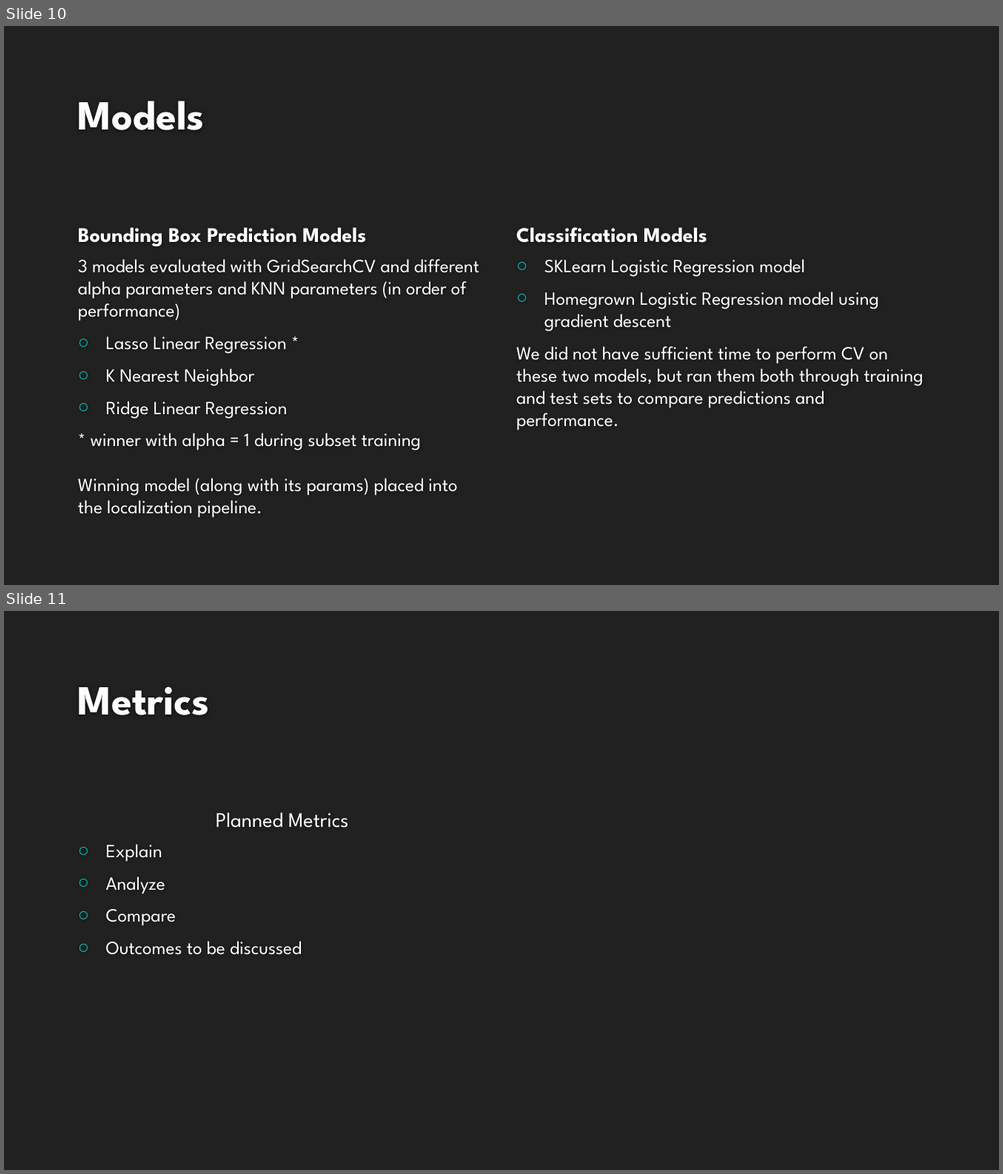
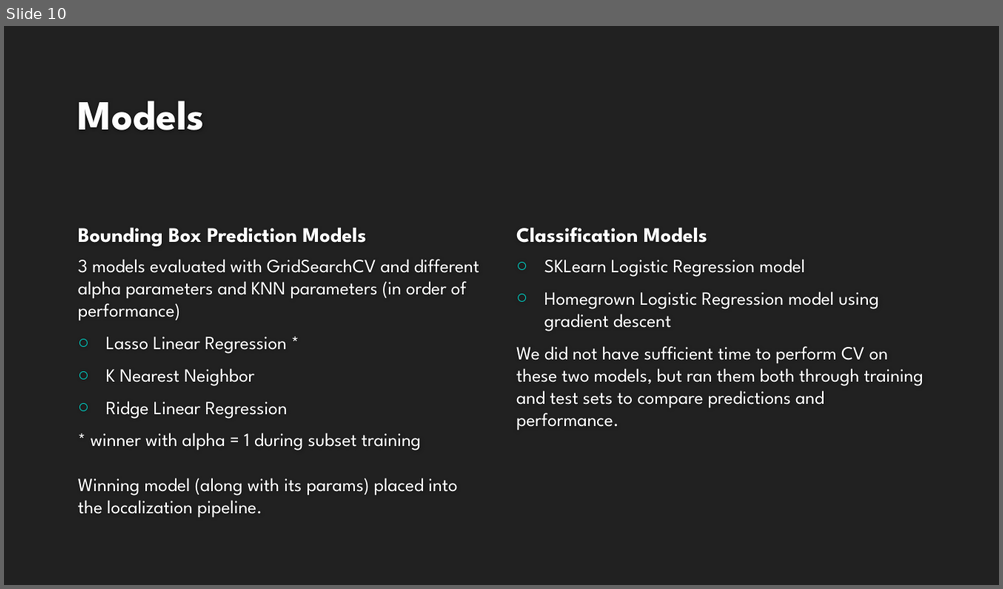
Before and after one commit to LaurenMadar/AML-finalgroup2, a slide deck: other/Group2_Phase1.pptx. Shown one above the other, each under a label of ours: slides 10 and 11 before the commit, slide 10 after it. The pictures are 1003x1174 and 1003x589 pixels, drawn with LibreOffice and Linux fonts; fonts in the diff are those of the drawing; background and template pictures are left out. Boxes give left, top, right and bottom in pixels: in the first picture for what was removed or moved away, otherwise in the second. Text is boxed around its words. In the diff, an @@ line names an element or a change of style, - is before the commit and + after.

```diff
--- a/other/Group2_Phase1.pptx
+++ b/other/Group2_Phase1.pptx
@@ slide 11 removed at <box>4,611,999,1170</box>, background #212121 @@
@@ title removed at <box>77,686,209,715</box> @@
-Metrics
@@ text removed at <box>216,812,349,828</box> @@
-Planned Metrics
@@ text removed at <box>106,844,301,955</box> @@
-○ Explain
-○ Analyze
-○ Compare
-○ Outcomes to be discussed
```
Also in this commit, not shown: 1 slide changed, 1 slide added.
